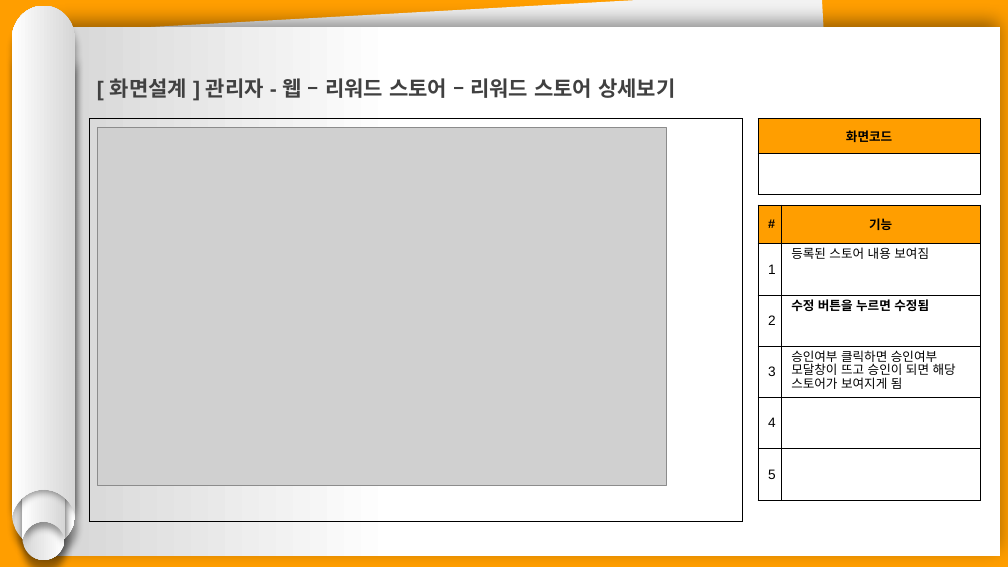
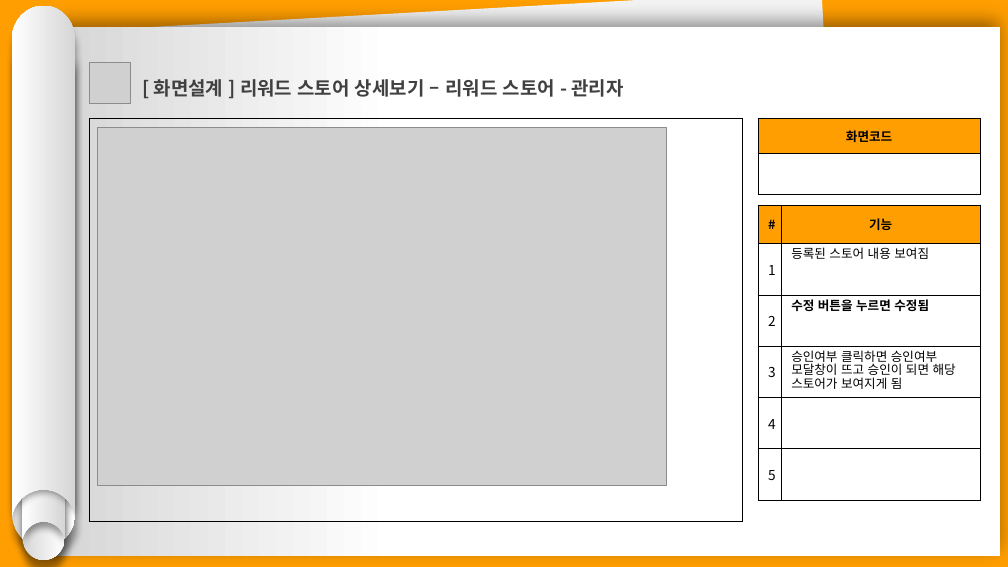
Before and after one commit to hhsw07/ezen-academy-projects, a slide deck: slide 8 of 0 발표용 파워포인트/project06 - 파워포인트 종합 - 기범.pptx (slide 9 before the commit). Drawn at 1008x567 pixels with LibreOffice and Linux fonts; fonts in the diff are those of the drawing; grey boxes stand for pictures. Boxes give left, top, right and bottom in pixels: in the first picture for what was removed or moved away, otherwise in the second. Text is boxed around its words. In the diff, an @@ line names an element or a change of style, - is before the commit and + after.

```diff
--- a/0 발표용 파워포인트/project06 - 파워포인트 종합 - 기범.pptx
+++ b/0 발표용 파워포인트/project06 - 파워포인트 종합 - 기범.pptx
@@ picture added at <box>89,63,131,104</box> @@
@@ text at <box>154,79,624,97</box>: text changed; size 20 to 18 pt; font Arial to Noto Sans CJK KR @@
-[ 화면설계 ] 관리자 - 웹 – 리워드 스토어 – 리워드 스토어 상세보기
+[ 화면설계 ] 리워드 스토어 상세보기 – 리워드 스토어 - 관리자
@@ table at <box>758,205,981,501</box> @@
@@ font Arial to Noto Sans CJK KR @@
```
Also in this commit, not shown: 11 other slides changed, 1 slide removed.
